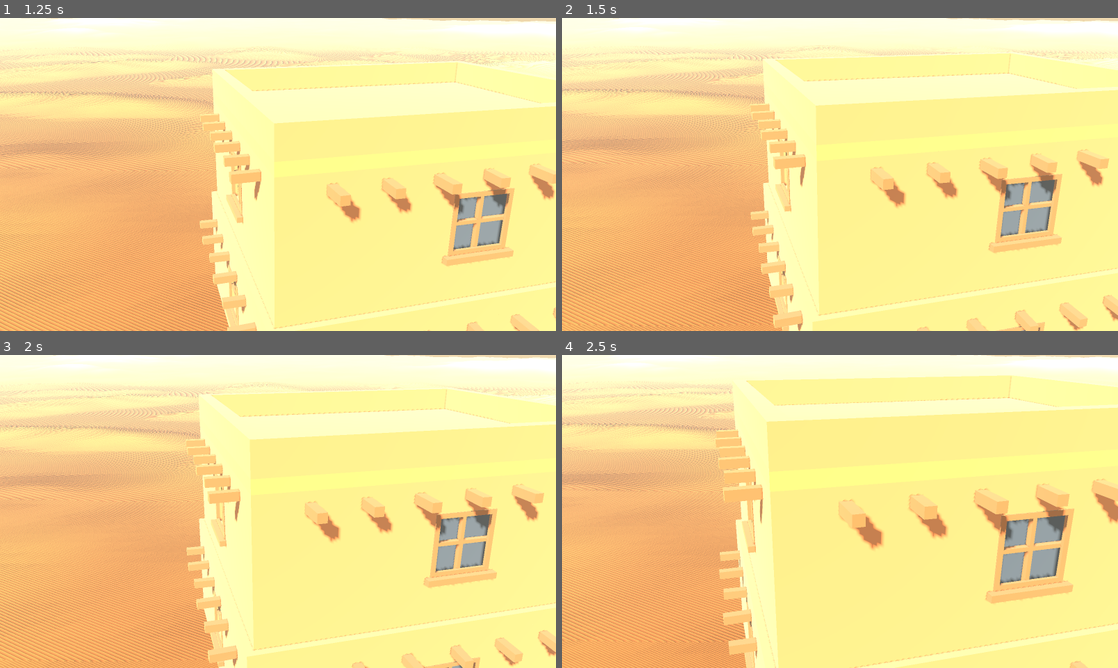
Above: before the commit, frames 1-4 (two rows, left to right).
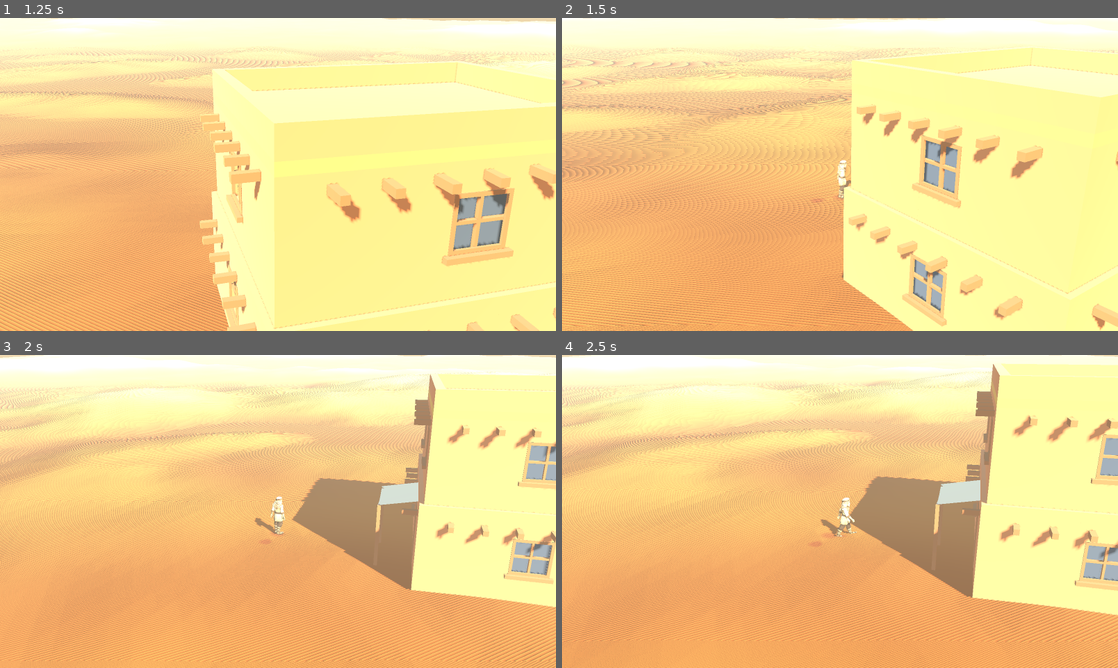
Above: after the commit, the same moments.

Repository: jmelvin92/shaiba
Game: Godot game, scene res://scenes/world/world.tscn
Same seed, same stepped clock (60 frames per second), same inputs: the game is played once before the commit and once after it.
Inputs (mouse positions are in pixels of both pictures, inside the frame that each line leads up to):
- Up to frame 1 (1.25 s): move the mouse to (400, 158) at 0.52 s; hold D (move_right) from 0.53 s (still down); hold Mouse wheel up (camera_zoom_in) from 0.53 s (still down); tap Space (jump) at 0.77 s; click (400, 158) at 0.8 s
- Up to frame 2 (1.5 s): release D (move_right) at 1.25 s; release Mouse wheel up (camera_zoom_in) at 1.25 s; drag from (728, 190) to (812, 237) at 1.27 s
- Up to frame 3 (2 s): no input
- Up to frame 4 (2.5 s): move the mouse to (895, 442) at 2.02 s; hold D (move_right) from 2.03 s (still down); hold Mouse wheel up (camera_zoom_in) from 2.03 s (still down); click (895, 442) at 2.3 s

Frame 1 is identical in both runs. In frame 2, 39% of the frame differs, in the area x 0-100%, y 0-100%; in frame 3, 59%; in frame 4, 64%.

Commit message:
Orbit the camera 360 degrees around the player on a left-click drag
Joshua asked for this during his playtest, and for it now rather than later —
every later judgement about how a building reads depends on being able to walk
around it and look from any side.

Yaw is free; pitch stays fixed. The pitch is the art direction: 19 degrees is
the value he picked from a ladder, and it is what puts dune backs and a band of
haze across the top of frame. A drag that could change it would also be a drag
that could bury the camera in a dune. The vertical component is ignored and the
verifier asserts it.

The drag is banked in input and applied once per physics tick, so the rig stays
on the same beat as the player it follows and interpolation carries the
rotation to the render rate. Applied whole, with no damping — a drag that lags
behind the hand feels rubbery. The mouse is captured for the drag so a long
spin never runs out of desk, and the cursor is warped back to where it was
grabbed on release.

verify_player gained an --orbit mode, because the risk here was never the
rotation but the handoff: movement is camera-relative, and a sign error looks
perfect standing still and sends you backwards the moment you turn around. It
walks four bearings and asserts forward is away-from-camera at each.

Co-Authored-By: Claude Fable 5 <noreply@anthropic.com>

Diff:
--- a/project.godot
+++ b/project.godot
@@ -84,6 +84,11 @@
 "events": [Object(InputEventMouseButton,"resource_local_to_scene":false,"resource_name":"","device":-1,"window_id":0,"a …(252 unchanged characters)…
 ]
 }
+camera_orbit={
+"deadzone": 0.2,
+"events": [Object(InputEventMouseButton,"resource_local_to_scene":false,"resource_name":"","device":-1,"window_id":0,"alt_pressed":false,"shift_pressed":false,"ctrl_pressed":false,"meta_pressed":false,"button_mask":0,"position":Vector2(0, 0),"global_position":Vector2(0, 0),"factor":1.0,"button_index":1,"canceled":false,"pressed":false,"double_click":false,"script":null)
+]
+}
 debug_overlay={
 "deadzone": 0.2,
 "events": [Object(InputEventKey,"resource_local_to_scene":false,"resource_name":"","device":-1,"window_id":0,"alt_press …(195 unchanged characters)…
--- a/scenes/camera/camera_rig.gd
+++ b/scenes/camera/camera_rig.gd
@@ -9,6 +9,11 @@
 ## NOT move to avoid geometry: anything blocking the view is faded instead, by
 ## the OccluderFader child. See docs/DECISIONS.md.
 ##
+## The player orbits it freely around the target with a left-click drag. The
+## **pitch stays fixed** while they do — this is a turntable, not free-look, so
+## the diorama framing the whole art direction rests on cannot be lost, and
+## there is no angle from which the camera can end up under the sand.
+##
 ## The rig never searches the tree for its target: whoever instances it calls
 ## [method set_target]. Everything runs in _physics_process so the camera and
 ## the player it follows update on the same tick; physics interpolation then
@@ -32,9 +37,20 @@
 ## shows no background at all.
 @export_range(10.0, 80.0, 0.5) var pitch_degrees: float = 19.0:
 	set = set_pitch_degrees
-## Rotation of the rig around the world Y axis, degrees.
-@export_range(0.0, 360.0, 45.0) var yaw_degrees: float = 0.0:
+## Rotation of the rig around the world Y axis, degrees. Free — the player
+## orbits it with a left-click drag (see the Orbit group), so this is a
+## continuous value rather than the 45 deg detents originally planned.
+@export_range(0.0, 360.0, 1.0) var yaw_degrees: float = 0.0:
 	set = set_yaw_degrees
+
+@export_group("Orbit")
+## Degrees of yaw per pixel of horizontal drag. 0.25 puts a half-turn in about
+## 720 px — roughly one comfortable sweep of the hand across a trackpad.
+@export_range(0.02, 1.0, 0.01) var orbit_sensitivity: float = 0.25
+## Drag right turns the view right by default, the way a mouse-look camera
+## does. Flip this if it reads backwards — some players expect a drag to grab
+## the world and spin it the other way, and it is purely a matter of taste.
+@export var invert_orbit: bool = false
 
 @export_group("Terrain")
 ## Minimum height the camera keeps above the sand, metres. At a 19° pitch the
@@ -75,6 +91,15 @@
 var _follow_position: Vector3 = Vector3.ZERO
 ## Smoothed extra height currently applied to clear the sand.
 var _lift: float = 0.0
+## True while the player is holding the orbit button and dragging.
+var _orbiting: bool = false
+## Where the cursor was grabbed, so it can be put back on release.
+var _grab_position: Vector2 = Vector2.ZERO
+## Drag collected since the last physics tick, degrees. Mouse motion arrives at
+## the render rate; banking it and applying it once per tick keeps the rig on
+## the same 60 Hz beat as the player it follows, which is what stops the two
+## from jittering relative to each other (docs/DECISIONS.md).
+var _pending_yaw: float = 0.0
 
 
 func _ready() -> void:
@@ -130,6 +155,12 @@
 
 
 func _physics_process(delta: float) -> void:
+	if _pending_yaw != 0.0:
+		# Applied whole, with no damping: a drag that lags behind the hand
+		# feels rubbery rather than smooth. Physics interpolation is what
+		# carries the rotation to the render rate.
+		set_yaw_degrees(fposmod(yaw_degrees + _pending_yaw, 360.0))
+		_pending_yaw = 0.0
 	if _target == null:
 		return
 	var goal: Vector3 = _target.global_position + follow_offset
@@ -153,10 +184,47 @@
 
 
 func _unhandled_input(event: InputEvent) -> void:
-	if event.is_action_pressed("camera_zoom_in"):
+	if event.is_action_pressed("camera_orbit"):
+		_begin_orbit()
+	elif event.is_action_released("camera_orbit"):
+		_end_orbit()
+	elif _orbiting and event is InputEventMouseMotion:
+		var drag: float = (event as InputEventMouseMotion).relative.x * orbit_sensitivity
+		# Negated so that dragging right turns the view right: increasing yaw
+		# swings the camera anticlockwise seen from above, which reads as left.
+		_pending_yaw += drag if invert_orbit else -drag
+	elif event.is_action_pressed("camera_zoom_in"):
 		_zoom_goal = clampf(_zoom_goal - zoom_step, zoom_min, zoom_max)
 	elif event.is_action_pressed("camera_zoom_out"):
 		_zoom_goal = clampf(_zoom_goal + zoom_step, zoom_min, zoom_max)
+
+
+## Grabs the mouse for the duration of a drag.
+##
+## Capturing rather than merely hiding it means a long spin never runs out of
+## desk or off the edge of the window, and the cursor is warped back to where
+## it was grabbed on release, so the pointer does not appear to teleport.
+func _begin_orbit() -> void:
+	if _orbiting:
+		return
+	_orbiting = true
+	_grab_position = get_viewport().get_mouse_position()
+	Input.mouse_mode = Input.MOUSE_MODE_CAPTURED
+
+
+func _end_orbit() -> void:
+	if not _orbiting:
+		return
+	_orbiting = false
+	Input.mouse_mode = Input.MOUSE_MODE_VISIBLE
+	Input.warp_mouse(_grab_position)
+
+
+## Losing focus mid-drag would otherwise leave the mouse captured with no way
+## to release it, since the button-up lands in another window.
+func _notification(what: int) -> void:
+	if what == NOTIFICATION_APPLICATION_FOCUS_OUT:
+		_end_orbit()
 
 
 func _apply_yaw() -> void:
--- a/tools/verify_player.gd
+++ b/tools/verify_player.gd
@@ -67,6 +67,15 @@
 	if OS.get_cmdline_user_args().has("--stairs"):
 		await _stairs()
 		quit()
+		return
+	if OS.get_cmdline_user_args().has("--orbit"):
+		await _orbit(level)
+		print("\n=== result ===")
+		for line: String in _failures:
+			print("FAIL  %s" % line)
+		if _failures.is_empty():
+			print("all checks passed")
+		quit(0 if _failures.is_empty() else 1)
 		return
 	if OS.get_cmdline_user_args().has("--graybox"):
 		await _graybox()
@@ -417,3 +426,112 @@
 	sorted.sort()
 	var index: int = clampi(roundi(fraction * float(sorted.size() - 1)), 0, sorted.size() - 1)
 	return sorted[index]
+
+
+## Orbiting the camera, and the contract that survives it.
+##
+## The rig can be spun a full turn around the player with a left-click drag,
+## and movement is camera-relative — so the thing that can silently break is
+## not the rotation itself but the handoff: `yaw_changed` reaching the player,
+## and "forward" continuing to mean "away from the camera" at every bearing.
+## A wrong sign here looks fine standing still and sends you backwards the
+## moment you turn around, which is exactly the sort of bug a screenshot of a
+## rotated camera would happily hide.
+func _orbit(level: Node) -> void:
+	var rig: CameraRig = level.find_child("CameraRig", true, false) as CameraRig
+	var camera: Camera3D = rig.find_child("Camera3D", true, false) as Camera3D
+	if rig == null or camera == null:
+		_failures.append("orbit: no camera rig in the level")
+		return
+
+	print("=== orbit ===")
+	# A drag of `pixels` at the rig's own sensitivity must produce exactly the
+	# yaw that implies — this is also the check that the value is applied once
+	# per tick rather than once per motion event.
+	var pixels: float = 720.0
+	var expected: float = pixels * rig.orbit_sensitivity
+	var before: float = rig.yaw_degrees
+	await _drag(pixels)
+	var turned: float = absf(angle_difference(
+		deg_to_rad(before), deg_to_rad(rig.yaw_degrees)
+	))
+	print("%.0f px of drag turned the view %.1f deg (expected %.1f)"
+		% [pixels, rad_to_deg(turned), expected])
+	if absf(rad_to_deg(turned) - expected) > 1.0:
+		_failures.append(
+			"orbit: %.0f px turned %.1f deg, expected %.1f"
+			% [pixels, rad_to_deg(turned), expected]
+		)
+
+	# Walk at four bearings around the circle. At each one, forward must be
+	# away from the camera and the player must actually cover ground.
+	for quarter: int in range(4):
+		rig.set_yaw_degrees(fposmod(90.0 * quarter, 360.0))
+		_player.global_position = START
+		_player.velocity = Vector3.ZERO
+		rig.snap_to_target()
+		for _i: int in range(30):
+			await physics_frame
+
+		var to_camera: Vector3 = camera.global_position - _player.global_position
+		to_camera.y = 0.0
+		var away: Vector3 = -to_camera.normalized()
+		var from: Vector3 = _player.global_position
+
+		Input.action_press("move_up")
+		for _i: int in range(70):
+			await physics_frame
+		Input.action_release("move_up")
+		for _i: int in range(10):
+			await physics_frame
+
+		var moved: Vector3 = _player.global_position - from
+		moved.y = 0.0
+		var alignment: float = moved.normalized().dot(away) if moved.length() > 0.01 else 0.0
+		print("  yaw %3.0f deg: walked %.2f m, forward-vs-away %.3f"
+			% [rig.yaw_degrees, moved.length(), alignment])
+		if moved.length() < 0.5:
+			_failures.append(
+				"orbit: at yaw %.0f the player barely moved (%.2f m)"
+				% [rig.yaw_degrees, moved.length()]
+			)
+		if alignment < 0.99:
+			_failures.append(
+				"orbit: at yaw %.0f 'forward' is %.3f aligned with away-from-camera"
+				% [rig.yaw_degrees, alignment]
+			)
+
+	# The pitch is deliberately fixed — this is a turntable, not free-look, and
+	# a stray vertical term would tilt the diorama framing out of the art
+	# direction the whole look rests on.
+	var pitch_before: float = rig.pitch_degrees
+	await _drag(400.0, 260.0)
+	if not is_equal_approx(rig.pitch_degrees, pitch_before):
+		_failures.append(
+			"orbit: vertical drag changed the pitch %.1f -> %.1f; it must stay fixed"
+			% [pitch_before, rig.pitch_degrees]
+		)
+	else:
+		print("vertical drag left the pitch at %.1f deg" % rig.pitch_degrees)
+
+
+## Presses the orbit button, feeds mouse motion, releases.
+func _drag(dx: float, dy: float = 0.0) -> void:
+	var press: InputEventMouseButton = InputEventMouseButton.new()
+	press.button_index = MOUSE_BUTTON_LEFT
+	press.pressed = true
+	Input.parse_input_event(press)
+	await physics_frame
+
+	var steps: int = 24
+	for _i: int in range(steps):
+		var motion: InputEventMouseMotion = InputEventMouseMotion.new()
+		motion.relative = Vector2(dx / steps, dy / steps)
+		Input.parse_input_event(motion)
+		await physics_frame
+
+	var release: InputEventMouseButton = InputEventMouseButton.new()
+	release.button_index = MOUSE_BUTTON_LEFT
+	release.pressed = false
+	Input.parse_input_event(release)
+	await physics_frame
Not shown, changed: PLAN.md
Not shown, changed: docs/DECISIONS.md
